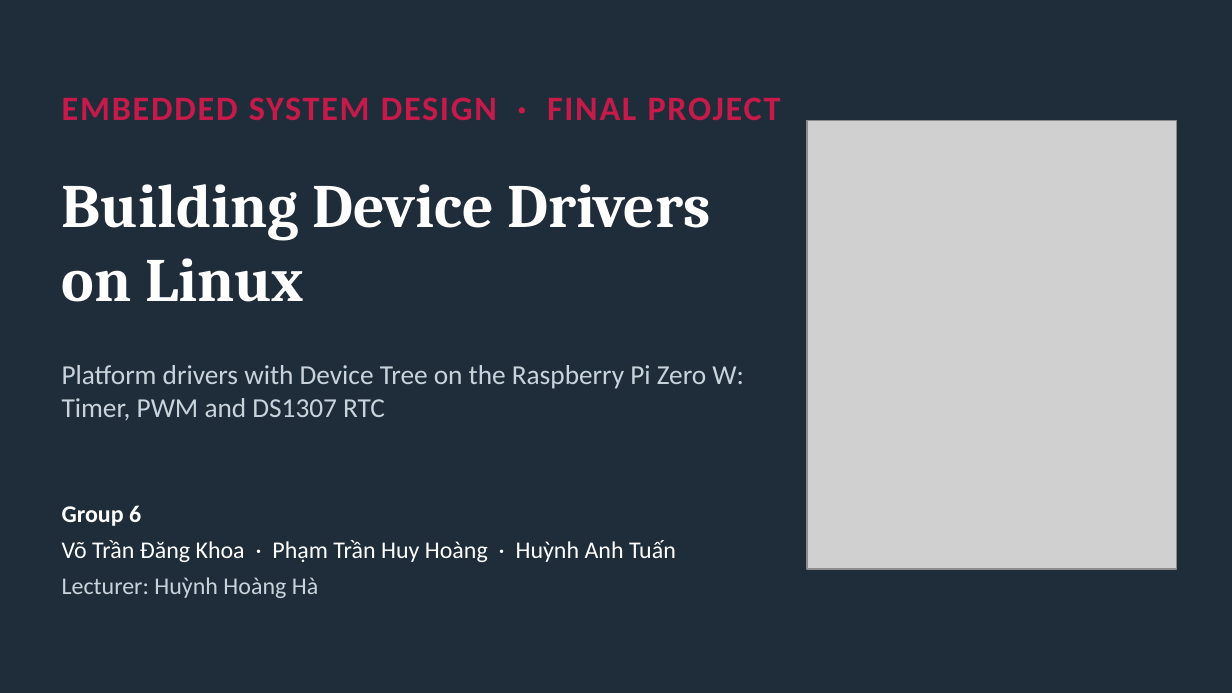
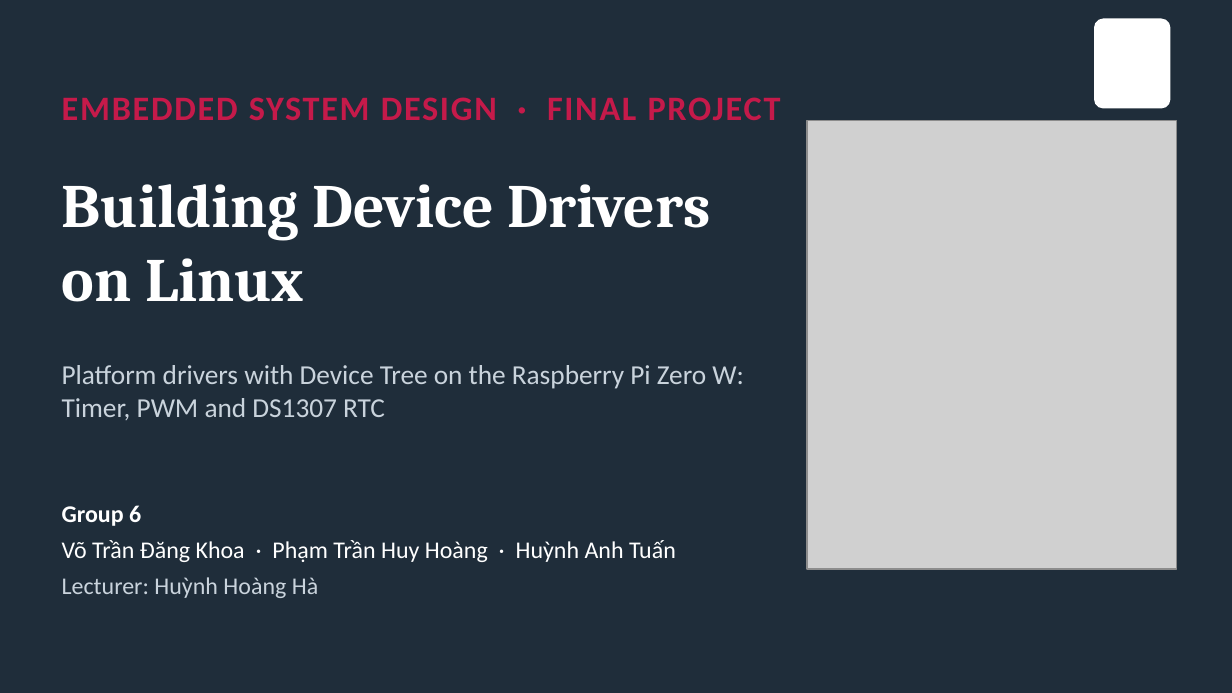
Before and after one commit to Tun-afk/Embedded-System, a slide deck: slide 1 of FinalReport/Group6_Platform_Driver_Presentation.pptx. Drawn at 1232x693 pixels with LibreOffice and Linux fonts; fonts in the diff are those of the drawing; grey boxes stand for pictures; background and template pictures are left out. Boxes give left, top, right and bottom in pixels: in the first picture for what was removed or moved away, otherwise in the second. Text is boxed around its words. In the diff, an @@ line names an element or a change of style, - is before the commit and + after.

```diff
--- a/FinalReport/Group6_Platform_Driver_Presentation.pptx
+++ b/FinalReport/Group6_Platform_Driver_Presentation.pptx
@@ rounded rectangle added at bbox=[1094, 18, 1170, 108], fill #FFFFFF @@
```
Also in this commit, not shown: 1 other slide changed.
